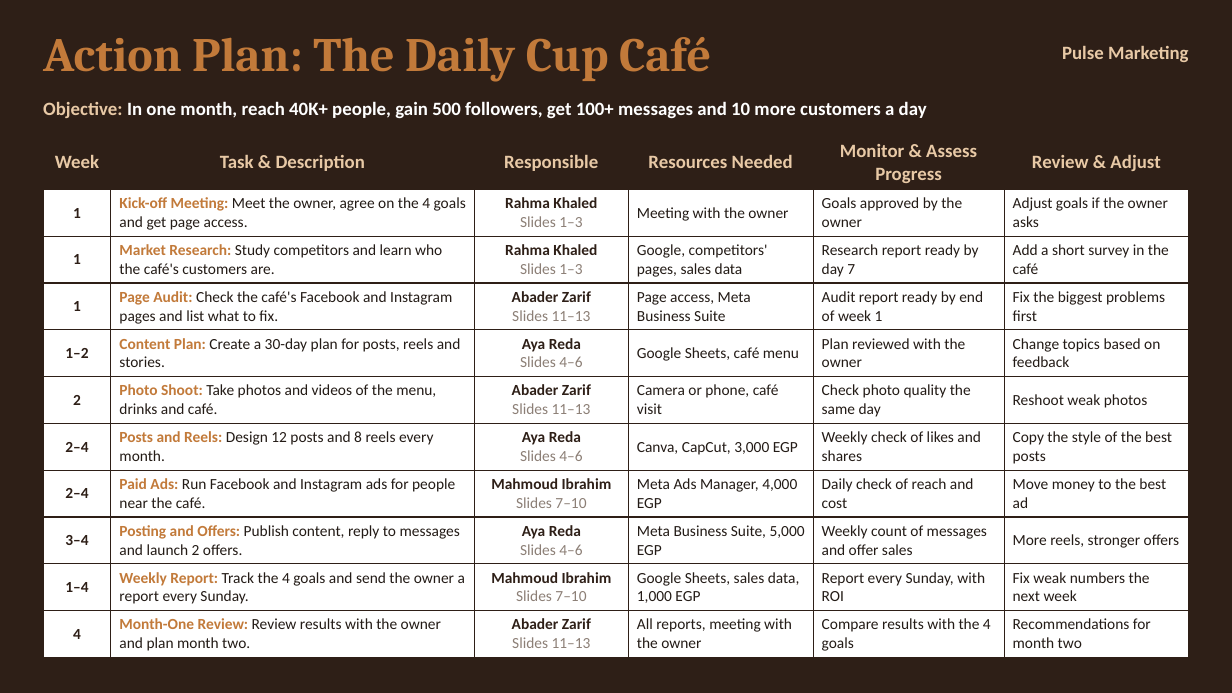
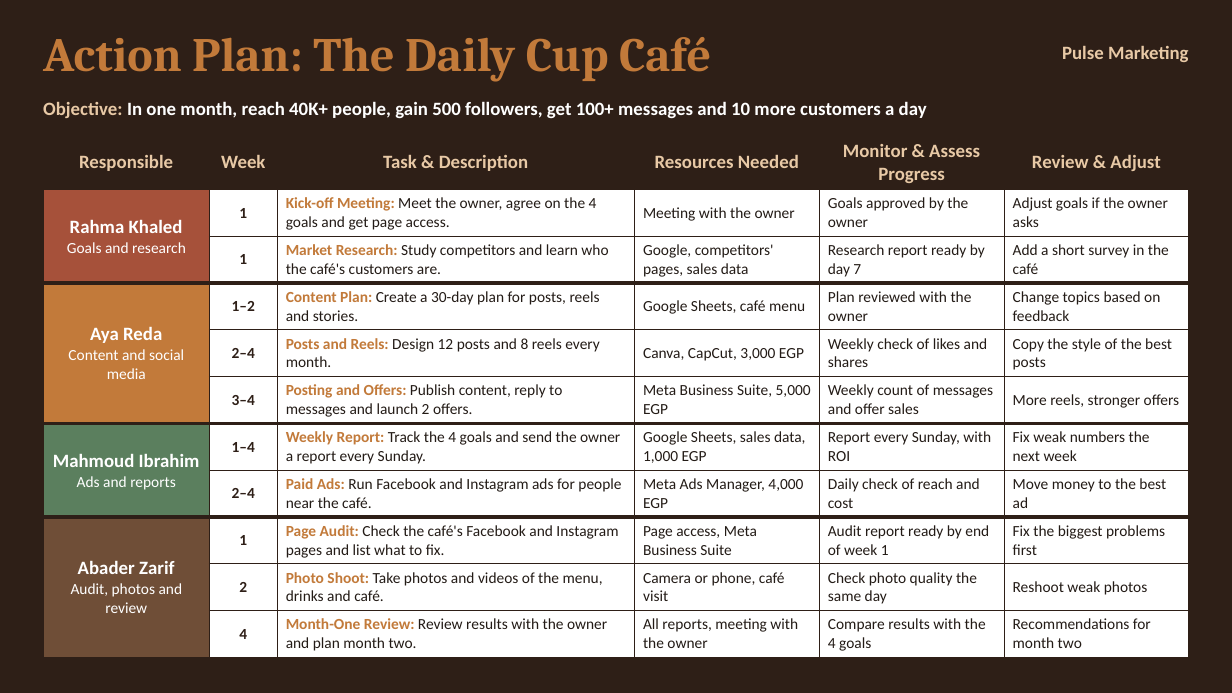
Before and after one commit to RahmaOshba/RahmaOshba, a slide deck: slide 1 of The_Daily_Cup_Action_Plan_Table.pptx. Drawn at 1232x693 pixels with LibreOffice and Linux fonts; fonts in the diff are those of the drawing. Boxes give left, top, right and bottom in pixels: in the first picture for what was removed or moved away, otherwise in the second. Text is boxed around its words. In the diff, an @@ line names an element or a change of style, - is before the commit and + after.

```diff
--- a/The_Daily_Cup_Action_Plan_Table.pptx
+++ b/The_Daily_Cup_Action_Plan_Table.pptx
@@ table at (43,136,1189,655) @@
-row 1: Week | Task & Description | Responsible | Resources Needed | Monitor & Assess Progress | Review & Adjust
+row 1: Responsible | Week | Task & Description | Resources Needed | Monitor & Assess Progress | Review & Adjust
-row 2: 1 | Kick-off Meeting: Meet the owner, agree on the 4 goals and get page access. | Rahma Khaled / Slides 1–3 | Meeting with the owner | Goals approved by the owner | Adjust goals if the owner asks
+row 2: Rahma Khaled / Goals and research | 1 | Kick-off Meeting: Meet the owner, agree on the 4 goals and get page access. | Meeting with the owner | Goals approved by the owner | Adjust goals if the owner asks
-row 3: 1 | Market Research: Study competitors and learn who the café's customers are. | Rahma Khaled / Slides 1–3 | Google, competitors' pages, sales data | Research report ready by day 7 | Add a short survey in the café
+row 3:  | 1 | Market Research: Study competitors and learn who the café's customers are. | Google, competitors' pages, sales data | Research report ready by day 7 | Add a short survey in the café
-row 4: 1 | Page Audit: Check the café's Facebook and Instagram pages and list what to fix. | Abader Zarif / Slides 11–13 | Page access, Meta Business Suite | Audit report ready by end of week 1 | Fix the biggest problems first
+row 4: Aya Reda / Content and social media | 1–2 | Content Plan: Create a 30-day plan for posts, reels and stories. | Google Sheets, café menu | Plan reviewed with the owner | Change topics based on feedback
-row 5: 1–2 | Content Plan: Create a 30-day plan for posts, reels and stories. | Aya Reda / Slides 4–6 | Google Sheets, café menu | Plan reviewed with the owner | Change topics based on feedback
+row 5:  | 2–4 | Posts and Reels: Design 12 posts and 8 reels every month. | Canva, CapCut, 3,000 EGP | Weekly check of likes and shares | Copy the style of the best posts
-row 6: 2 | Photo Shoot: Take photos and videos of the menu, drinks and café. | Abader Zarif / Slides 11–13 | Camera or phone, café visit | Check photo quality the same day | Reshoot weak photos
+row 6:  | 3–4 | Posting and Offers: Publish content, reply to messages and launch 2 offers. | Meta Business Suite, 5,000 EGP | Weekly count of messages and offer sales | More reels, stronger offers
-row 7: 2–4 | Posts and Reels: Design 12 posts and 8 reels every month. | Aya Reda / Slides 4–6 | Canva, CapCut, 3,000 EGP | Weekly check of likes and shares | Copy the style of the best posts
+row 7: Mahmoud Ibrahim / Ads and reports | 1–4 | Weekly Report: Track the 4 goals and send the owner a report every Sunday. | Google Sheets, sales data, 1,000 EGP | Report every Sunday, with ROI | Fix weak numbers the next week
-row 8: 2–4 | Paid Ads: Run Facebook and Instagram ads for people near the café. | Mahmoud Ibrahim / Slides 7–10 | Meta Ads Manager, 4,000 EGP | Daily check of reach and cost | Move money to the best ad
+row 8:  | 2–4 | Paid Ads: Run Facebook and Instagram ads for people near the café. | Meta Ads Manager, 4,000 EGP | Daily check of reach and cost | Move money to the best ad
-row 9: 3–4 | Posting and Offers: Publish content, reply to messages and launch 2 offers. | Aya Reda / Slides 4–6 | Meta Business Suite, 5,000 EGP | Weekly count of messages and offer sales | More reels, stronger offers
+row 9: Abader Zarif / Audit, photos and review | 1 | Page Audit: Check the café's Facebook and Instagram pages and list what to fix. | Page access, Meta Business Suite | Audit report ready by end of week 1 | Fix the biggest problems first
-row 10: 1–4 | Weekly Report: Track the 4 goals and send the owner a report every Sunday. | Mahmoud Ibrahim / Slides 7–10 | Google Sheets, sales data, 1,000 EGP | Report every Sunday, with ROI | Fix weak numbers the next week
+row 10:  | 2 | Photo Shoot: Take photos and videos of the menu, drinks and café. | Camera or phone, café visit | Check photo quality the same day | Reshoot weak photos
-row 11: 4 | Month-One Review: Review results with the owner and plan month two. | Abader Zarif / Slides 11–13 | All reports, meeting with the owner | Compare results with the 4 goals | Recommendations for month two
+row 11:  | 4 | Month-One Review: Review results with the owner and plan month two. | All reports, meeting with the owner | Compare results with the 4 goals | Recommendations for month two
@@ fill #FFFFFF to #A6513A in row 2, column 1 @@
@@ fill #FFFFFF to #C27A3A in row 4, column 1 @@
@@ fill #FFFFFF to #5B7F5E in row 7, column 1 @@
@@ fill #FFFFFF to #6F4E37 in row 9, column 1 @@
@@ borders changed @@
```
Also in this commit, not shown: 4 slides added, 1 other file.
